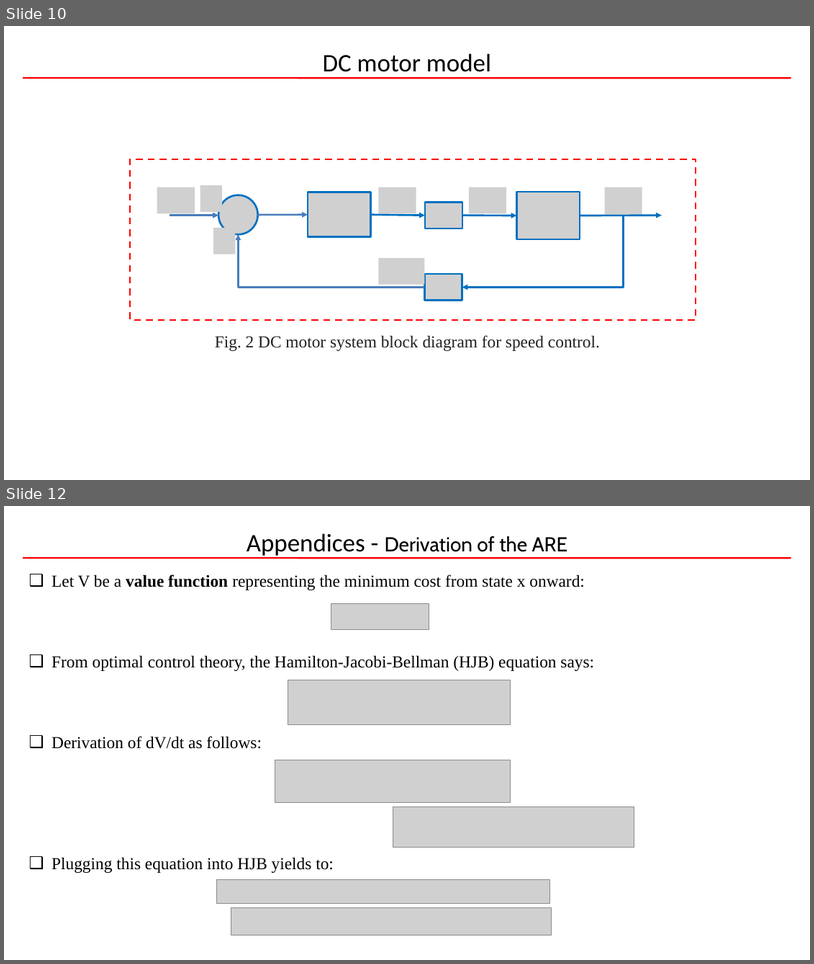
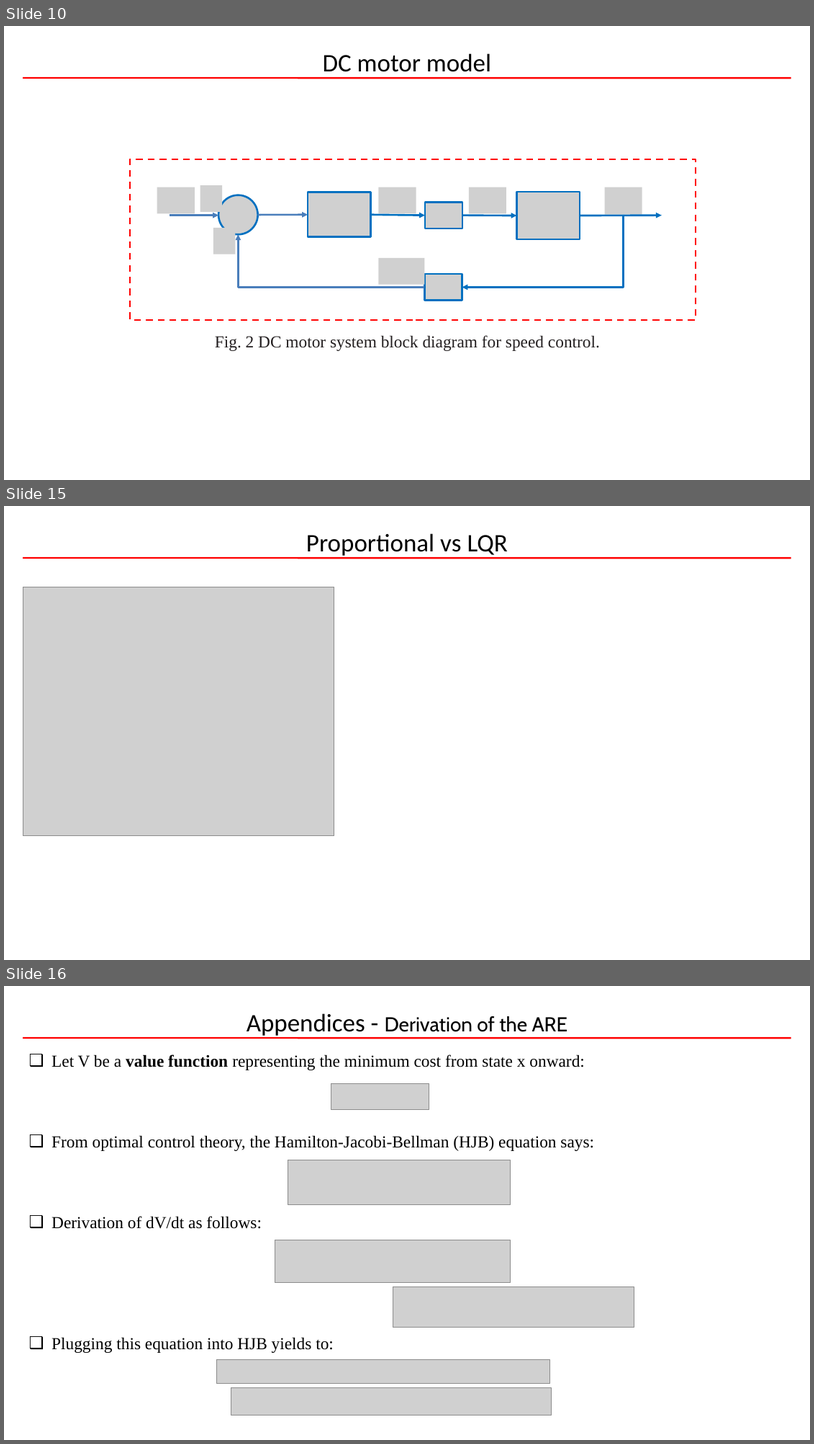
Before and after one commit to reenor/UOU-WA1194-Linear-System-Control, a slide deck: Exercises/20245360_CHUNG_QUANG_KHANH_Term_Project/20245360_CHUNG_QUANG_KHANH_Optimal_Control.pptx. Shown one above the other, each under a label of ours: slides 10 and 12 before the commit, slides 10, 15 and 16 after it; the slides between them are not shown. The pictures are 814x964 and 814x1444 pixels, drawn with LibreOffice and Linux fonts; fonts in the diff are those of the drawing; grey boxes stand for pictures; background and template pictures are left out. Boxes give left, top, right and bottom in pixels: in the first picture for what was removed or moved away, otherwise in the second. Text is boxed around its words. In the diff, an @@ line names an element or a change of style, - is before the commit and + after.

```diff
--- a/Exercises/20245360_CHUNG_QUANG_KHANH_Term_Project/20245360_CHUNG_QUANG_KHANH_Optimal_Control.pptx
+++ b/Exercises/20245360_CHUNG_QUANG_KHANH_Term_Project/20245360_CHUNG_QUANG_KHANH_Optimal_Control.pptx
@@ slide 15 added at box(4, 506, 810, 960), background picture (left out); not listed: 2 template elements that a slide beside it also shows @@
@@ title added at box(306, 533, 508, 558), 30 pt, text #000000 @@
+Proportional vs LQR
@@ picture added at box(23, 587, 334, 836) @@
@@ what was slide 12 is now slide 16 @@
```
Also in this commit, not shown: 4 slides changed, 4 other slides added, 1 slide removed, 5 other files.
